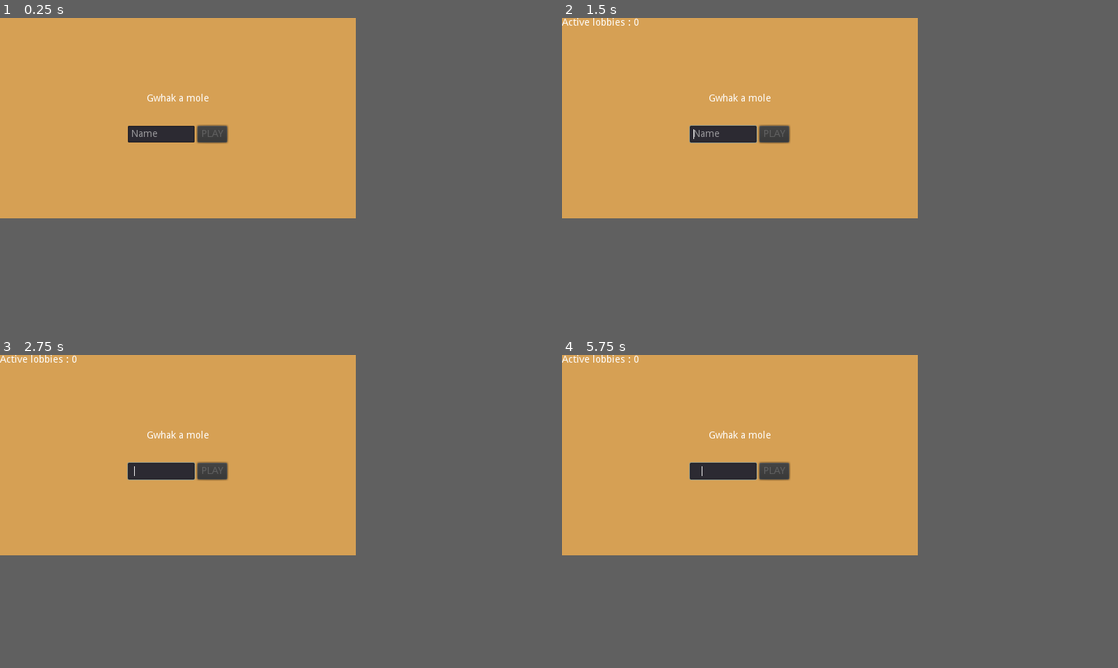
Above: before the commit, frames 1-4 (two rows, left to right).
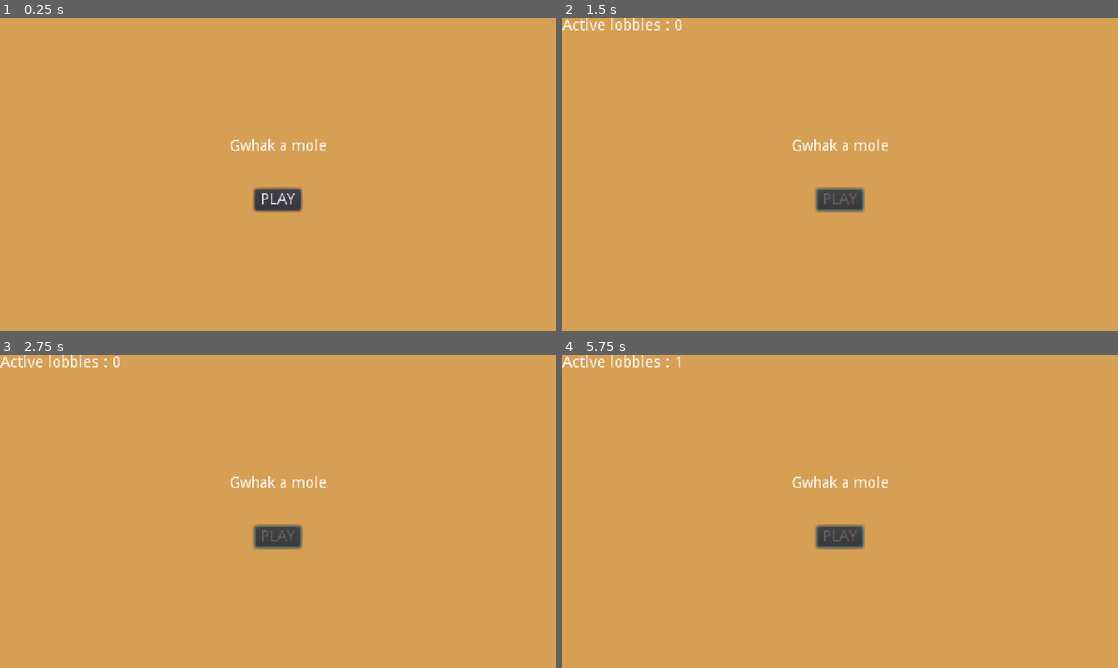
Above: after the commit, the same moments.

Repository: ShatteredShard/gwhack-a-mole
Game: Godot game, scene res://scenes/menu/menu.tscn
Two runs of this game, one before a commit and one after it. Both use one fixed random seed, a clock stepped at 60 frames per second and the inputs below.
Inputs (mouse positions are in pixels of both pictures, inside the frame that each line leads up to):
- Up to frame 1 (0.25 s): no input
- Up to frame 2 (1.5 s): click (739, 133) at 0.5 s, where only the run after the commit has a clickable "PLAY"; tap Enter at 1.25 s; move the mouse to (817, 108) at 1.27 s; click (817, 108) at 1.42 s
- Up to frame 3 (2.75 s): tap Space at 2 s; drag from (105, 464) to (161, 495) at 2.02 s
- Up to frame 4 (5.75 s): tap Enter at 2.75, 4.25 s; move the mouse to (773, 411) at 2.77 s; click (773, 411) at 2.92 s; tap Space at 3.5, 5 s; drag from (723, 495) to (634, 423) at 3.52 s; move the mouse to (845, 486) at 4.27 s; click (845, 486) at 4.42 s; drag from (634, 423) to (684, 405) at 5.02 s
In our replay, the window is 512x288 before the commit and 800x450 after it. These sizes can differ from the game's own. Grey fills any space a smaller window leaves; there, only what the larger window draws over its background counts as a difference.

The runs differ from the first frame. In frame 1, 2.1% of the frame differs, in the area x 23-59%, y 24-63%; in frame 2, 2.5%, in the area x 0-59%, y 0-63%; in frame 3, 2.5%; in frame 4, 2.5%.

Commit message:
ça marche a peu pret

Diff:
--- a/src/project.godot
+++ b/src/project.godot
@@ -80,6 +80,8 @@
 
 window/size/width=512
 window/size/height=288
+window/size/test_width=1024
+window/size/test_height=576
 window/stretch/mode="viewport"
 window/stretch/aspect="keep"
 
--- a/src/scenes/entities/hammer.gd
+++ b/src/scenes/entities/hammer.gd
@@ -4,7 +4,17 @@
 
 var id := 0
 
+var display_name = 'b'
+
 var is_host:=false
+
+func _ready():
+	$label.text=display_name
+	$sprite.material=$sprite.material.duplicate()
+	if is_network_master():
+		$sprite.material.set_shader_param("color_replace",Color("#7278C2"))
+	else:
+		$sprite.material.set_shader_param("color_replace",Color("#EA3131"))
 
 func _input(event):
 	if !$animation_player.is_playing() and is_network_master():
--- a/src/scenes/entities/hammer.tscn
+++ b/src/scenes/entities/hammer.tscn
@@ -1,10 +1,15 @@
-[gd_scene load_steps=5 format=2]
+[gd_scene load_steps=7 format=2]
 
-[ext_resource path="res://icon.png" type="Texture" id=1]
+[ext_resource path="res://assets/items/marteau1.png" type="Texture" id=1]
 [ext_resource path="res://scenes/entities/hammer.gd" type="Script" id=2]
+[ext_resource path="res://shaders/replace_color.shader" type="Shader" id=3]
 
-[sub_resource type="RectangleShape2D" id=1]
-extents = Vector2( 8, 8 )
+[sub_resource type="CircleShape2D" id=3]
+
+[sub_resource type="ShaderMaterial" id=5]
+shader = ExtResource( 3 )
+shader_param/color_base = Color( 0.309804, 0.65098, 0.247059, 1 )
+shader_param/color_replace = Color( 0.447059, 0.470588, 0.760784, 1 )
 
 [sub_resource type="Animation" id=2]
 resource_name = "hit"
@@ -18,7 +23,7 @@
 "times": PoolRealArray( 0, 0.1, 0.5, 0.6, 1 ),
 "transitions": PoolRealArray( 1, 1, 1, 1, 1 ),
 "update": 0,
-"values": [ Vector2( 0.25, 0.25 ), Vector2( 0.3, 0.3 ), Vector2( 0.1, 0.1 ), Vector2( 0.15, 0.15 ), Vector2( 0.25, 0.25 ) ]
+"values": [ Vector2( 1, 1 ), Vector2( 1.1, 1.1 ), Vector2( 1, 1 ), Vector2( 1.1, 1.1 ), Vector2( 1, 1 ) ]
 }
 tracks/1/type = "method"
 tracks/1/path = NodePath(".")
@@ -36,17 +41,36 @@
 }
 
 [node name="hammer" type="Area2D"]
+z_index = 1
 script = ExtResource( 2 )
 
 [node name="collision_shape_2d" type="CollisionShape2D" parent="."]
-shape = SubResource( 1 )
+shape = SubResource( 3 )
 
 [node name="sprite" type="Sprite" parent="."]
-scale = Vector2( 0.25, 0.25 )
+material = SubResource( 5 )
 texture = ExtResource( 1 )
+offset = Vector2( 0, -2 )
 
 [node name="animation_player" type="AnimationPlayer" parent="."]
-playback_speed = 2.0
+playback_speed = 4.0
 anims/hit = SubResource( 2 )
+
+[node name="label" type="Label" parent="."]
+anchor_left = 0.5
+anchor_top = 1.0
+anchor_right = 0.5
+anchor_bottom = 1.0
+margin_left = -20.0
+margin_top = -32.0
+margin_right = 20.0
+margin_bottom = -18.0
+grow_horizontal = 2
+text = "a"
+align = 1
+valign = 1
+__meta__ = {
+"_edit_use_anchors_": false
+}
 [connection signal="body_entered" from="." to="." method="_on_hammer_body_entered"]
 [connection signal="body_exited" from="." to="." method="_on_hammer_body_exited"]
--- a/src/scenes/game.gd
+++ b/src/scenes/game.gd
@@ -36,13 +36,14 @@
 			var peer = NetworkedMultiplayerENet.new()
 			peer.create_client(Gotm.lobby.host.address, PORT)
 			get_tree().set_network_peer(peer)
-			rpc("set_player_name",get_tree().get_network_unique_id(),Gotm.user.display_name)
 		get_tree().connect("server_disconnected", self, "_server_disconnected")
 	else:
 		get_tree().change_scene("res://scenes/menu/menu.tscn")
 
 
 func _player_connected(id):
+	print("OLALALALA")
+	print(id)
 	if Gotm.lobby.is_host():
 		if !Gotm.lobby.hidden:
 			Gotm.lobby.hidden = true
@@ -51,41 +52,39 @@
 		else:
 			pass
 
-remotesync func set_player_name(id,name):
-	players_name[id]=name
-	if id==get_tree().get_network_unique_id():
-		$hud/label_host.text=name
-	else:
-		$hud/label_peer.text=name
+remotesync func _start_game():
+	Input.set_mouse_mode(Input.MOUSE_MODE_HIDDEN)
+	print("AAAAAAAAAAAAAAha")
+	print(get_tree().get_network_unique_id())
 
-remotesync func _start_game():
-	rpc("set_player_name",get_tree().get_network_unique_id(),Gotm.user.display_name)
 	state = STATE.starting
 	$waiting.hide()
 	if Gotm.lobby !=null:
 		if Gotm.lobby.is_host():
 			for id in players_id:
 				players_fruits[id]=[]
-				rpc("create_hammer",id)
+				rpc("create_hammer",id,Gotm.user.display_name if get_tree().get_network_unique_id()==id else 'Guest2')
 			rpc("players_fruits",players_fruits,players_id)
 
 remotesync func players_fruits(new_players_fruits,new_players_id):
 	players_id = new_players_id
 	players_fruits=new_players_fruits
-#	for id in players_id:
-#		if players_fruits.has(id):
-#			if id==get_tree().get_network_unique_id():
-#				$hud/label_host.text=str(players_fruits[id])
-#			else:
-#				$hud/label_peer.text=str(players_fruits[id])
+	for id in players_id:
+		if players_fruits.has(id):
+			if id==get_tree().get_network_unique_id():
+				if $hud/cont_host.has_node(str(id)):
+					pass
+			else:
+				#$hud/label_peer.text=str(players_fruits[id])
+				pass
 
-remotesync func create_hammer(id):
+remotesync func create_hammer(id,n):
 	var hammer = HAMMER_PACKED.instance()
 	hammer.position = Vector2(512/4+512/2*id,288/2)
 	hammer.id = id
-	if Gotm.lobby !=null:
-		if Gotm.lobby.is_host():
-			hammer.is_host=true
+	hammer.display_name=n if n!='' else 'Guest'
+	if id==get_tree().get_network_unique_id():
+		hammer.is_host=true
 	hammer.set_network_master(id)
 	add_child(hammer)
 
--- a/src/scenes/game.tscn
+++ b/src/scenes/game.tscn
@@ -74,20 +74,10 @@
 "_edit_use_anchors_": false
 }
 
-[node name="label_host" type="Label" parent="hud"]
+[node name="cont_host" type="VBoxContainer" parent="hud"]
+margin_top = 16.0
 margin_right = 40.0
-margin_bottom = 14.0
-__meta__ = {
-"_edit_use_anchors_": false
-}
-
-[node name="label_peer" type="Label" parent="hud"]
-anchor_left = 1.0
-anchor_right = 1.0
-margin_left = -27.0
-margin_bottom = 14.0
-grow_horizontal = 0
-align = 2
+margin_bottom = 40.0
 __meta__ = {
 "_edit_use_anchors_": false
 }
--- a/src/scenes/menu/menu.gd
+++ b/src/scenes/menu/menu.gd
@@ -4,7 +4,6 @@
 
 onready var _fetch = GotmLobbyFetch.new()
 
-onready var line_edit = $v_box_container/h_box_container/line_edit
 onready var button = $v_box_container/h_box_container/button
 
 func _ready():
@@ -20,15 +19,13 @@
 			var success = yield(lobby.join(), "completed")
 			if success:
 				get_tree().change_scene("res://scenes/game.tscn")
-				Gotm.user.display_name = line_edit.text
 				yes = true
 			else:
 				button.disabled = false
 	if !yes:
 		Gotm.host_lobby(false)
 		Gotm.lobby.hidden = false
-		Gotm.lobby.name = "test"
-		Gotm.user.display_name = line_edit.text
+		Gotm.lobby.name = str(randi())
 		get_tree().change_scene("res://scenes/game.tscn")
 
 
@@ -39,10 +36,3 @@
 
 func _on_timer_timeout():
 	refresh_lobbies()
-
-
-func _on_line_edit_text_changed(new_text):
-	if new_text.replace(" ","") != "":
-		 button.disabled = false
-	else:
-		button.disabled = true
--- a/src/scenes/menu/menu.tscn
+++ b/src/scenes/menu/menu.tscn
@@ -28,31 +28,22 @@
 }
 
 [node name="title" type="Label" parent="v_box_container"]
-margin_top = 109.0
+margin_top = 111.0
 margin_right = 512.0
-margin_bottom = 123.0
+margin_bottom = 125.0
 text = "Gwhak a mole"
 align = 1
 
 [node name="h_box_container" type="HBoxContainer" parent="v_box_container"]
-margin_top = 155.0
+margin_top = 157.0
 margin_right = 512.0
-margin_bottom = 179.0
+margin_bottom = 177.0
 alignment = 1
 
-[node name="line_edit" type="LineEdit" parent="v_box_container/h_box_container"]
-margin_left = 184.0
-margin_right = 280.0
-margin_bottom = 24.0
-rect_min_size = Vector2( 96, 0 )
-placeholder_text = "Name"
-
 [node name="button" type="Button" parent="v_box_container/h_box_container"]
-margin_left = 284.0
-margin_right = 327.0
-margin_bottom = 24.0
-disabled = true
+margin_left = 234.0
+margin_right = 277.0
+margin_bottom = 20.0
 text = "PLAY"
 [connection signal="timeout" from="timer" to="." method="_on_timer_timeout"]
-[connection signal="text_changed" from="v_box_container/h_box_container/line_edit" to="." method="_on_line_edit_text_changed"]
 [connection signal="pressed" from="v_box_container/h_box_container/button" to="." method="_on_button_pressed"]
--- /dev/null
+++ b/src/shaders/replace_color.shader
@@ -0,0 +1,12 @@
+shader_type canvas_item;
+
+uniform vec4 color_base: hint_color;
+uniform vec4 color_replace: hint_color;
+
+void fragment(){
+	vec4 color = texture(TEXTURE,UV);
+	if (distance(color,color_base)<0.1){
+		color = color_replace;
+	}
+	COLOR = color;
+}
Not shown, added: src/assets/items/avocat.png.import
Not shown, added: src/assets/items/banane.png.import
Not shown, added: src/assets/items/champignon.png.import
Not shown, added: src/assets/items/citron.png.import
Not shown, added: src/assets/items/coriandre.png.import
Not shown, added: src/assets/items/framboise.png.import
Not shown, added: src/assets/items/marteau1.png.import
Not shown, added: src/assets/items/marteau2.png.import
Not shown, added: src/assets/items/oignon.png.import
Not shown, added: src/assets/items/piment.png.import
Not shown, added: src/assets/items/pomme.png.import
Not shown, added: src/assets/items/taupe.png.import
(and 2 more such lines)
